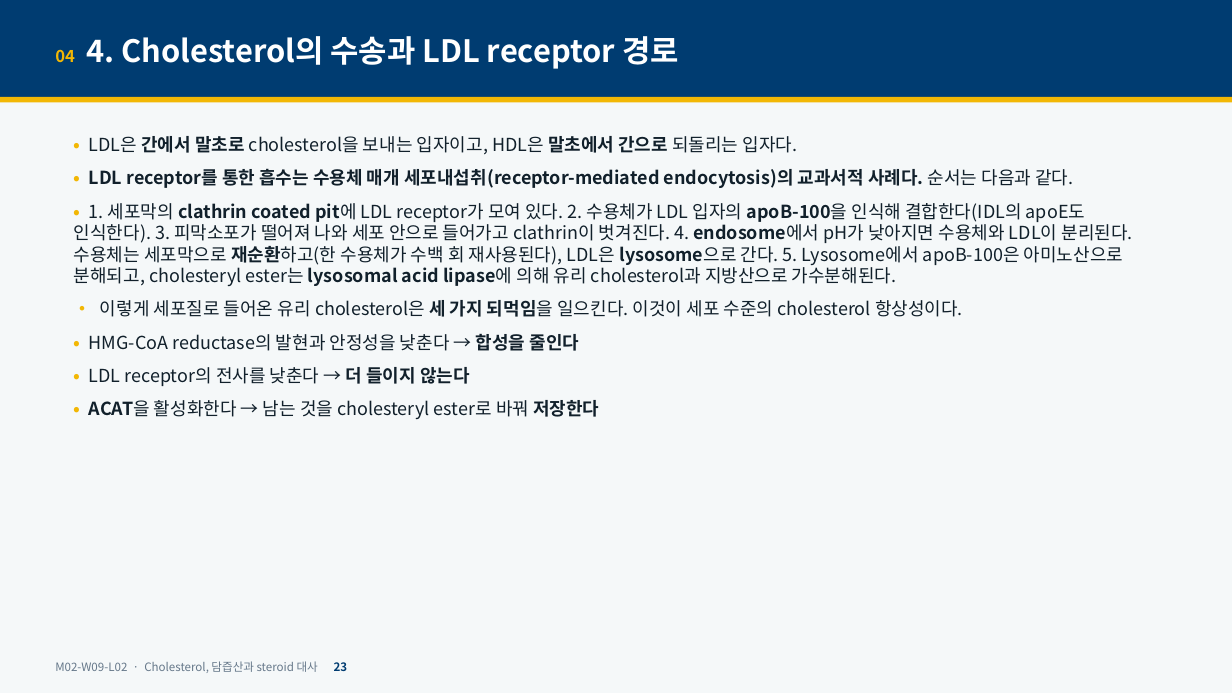
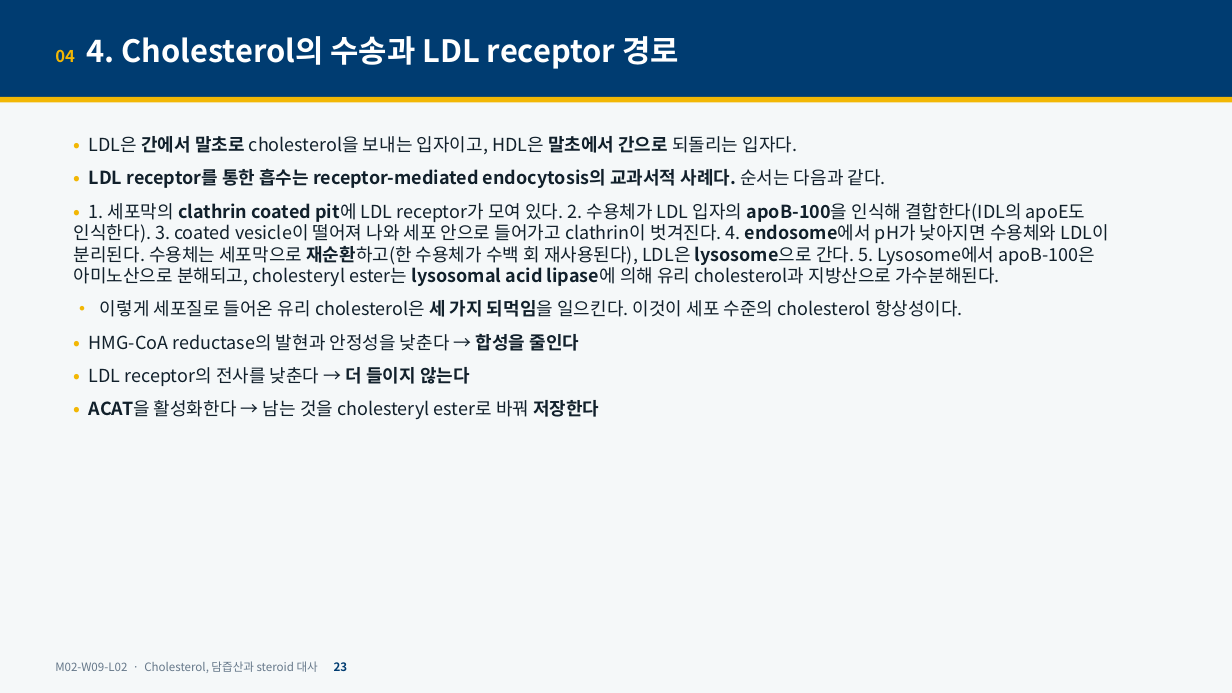
Before and after one commit to hoperiasd2/hoperiasd2.github.io, a slide deck: slide 23 of curriculum/M02/W09/L02/slides.pptx. Drawn at 1232x693 pixels with LibreOffice and Linux fonts; fonts in the diff are those of the drawing. Boxes give left, top, right and bottom in pixels: in the first picture for what was removed or moved away, otherwise in the second. Text is boxed around its words. In the diff, an @@ line names an element or a change of style, - is before the commit and + after.

```diff
--- a/curriculum/M02/W09/L02/slides.pptx
+++ b/curriculum/M02/W09/L02/slides.pptx
@@ text at bbox=[74, 168, 1110, 286]: text changed @@
-• LDL receptor를 통한 흡수는 수용체 매개 세포내섭취(receptor-mediated endocytosis)의 교과서적 사례다. 순서는 다음과 같다.
-• 1. 세포막의 clathrin coated pit에 LDL receptor가 모여 있다. 2. 수용체가 LDL 입자의 apoB-100을 인식해 결합한다(IDL의 apoE도 인식한다). 3. 피막소포가 떨어져 나와 세포 안으로 들어가고 clathrin이 벗겨진다. 4. endosome에서 pH가 낮아지면 수용체와 LDL이 분리된다. 수용체는 세포막으로 재순환하고(한 수용체가 수백 회 재사용된다), LDL은 lysosome으로 간다. 5. Lysosome에서 apoB-100은 아미노산으로 분해되고, cholesteryl ester는 lysosomal acid lipase에 의해 유리 cholesterol과 지방산으로 가수분해된다.
+• LDL receptor를 통한 흡수는 receptor-mediated endocytosis의 교과서적 사례다. 순서는 다음과 같다.
+• 1. 세포막의 clathrin coated pit에 LDL receptor가 모여 있다. 2. 수용체가 LDL 입자의 apoB-100을 인식해 결합한다(IDL의 apoE도 인식한다). 3. coated vesicle이 떨어져 나와 세포 안으로 들어가고 clathrin이 벗겨진다. 4. endosome에서 pH가 낮아지면 수용체와 LDL이 분리된다. 수용체는 세포막으로 재순환하고(한 수용체가 수백 회 재사용된다), LDL은 lysosome으로 간다. 5. Lysosome에서 apoB-100은 아미노산으로 분해되고, cholesteryl ester는 lysosomal acid lipase에 의해 유리 cholesterol과 지방산으로 가수분해된다.
```
Also in this commit, not shown: 13 other slides changed, 3 other files.
